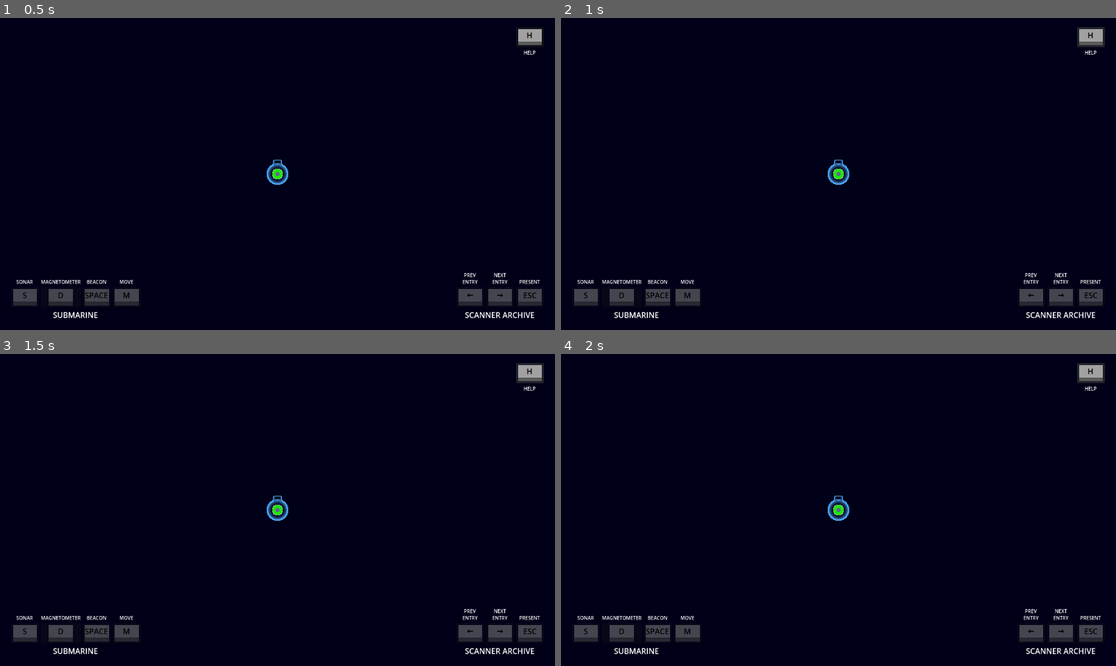
Above: before the commit, frames 1-4 (two rows, left to right).
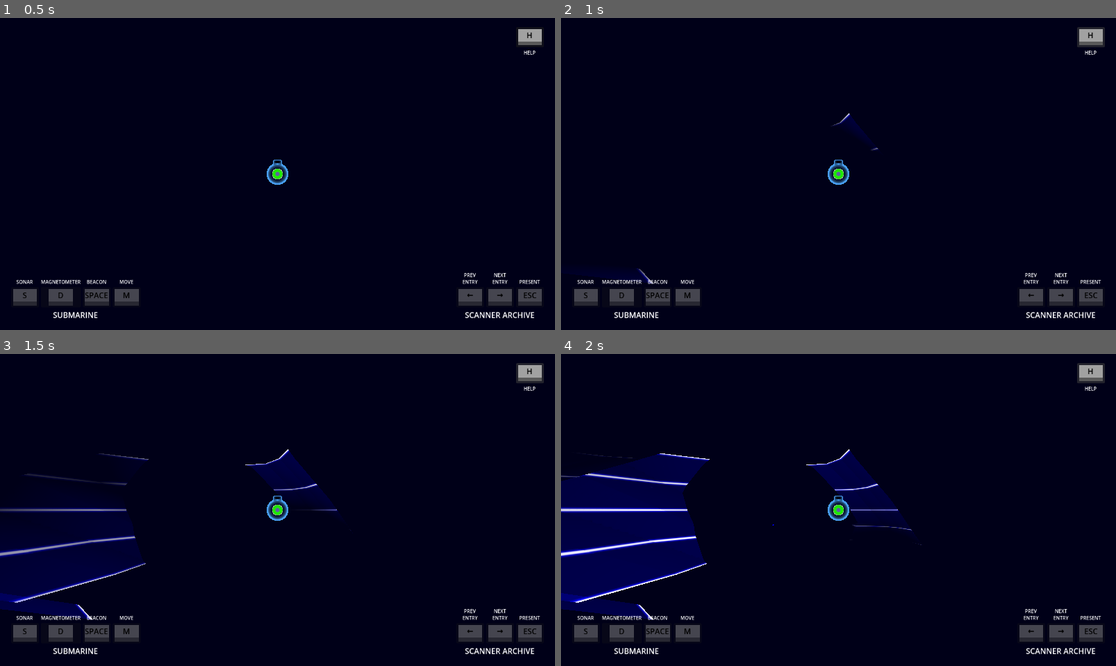
Above: after the commit, the same moments.

Repository: squirrelsoftcompany/LD57
Game: Godot game, scene res://Scenes/test_scene.tscn
Same seed, same stepped clock (60 frames per second), same inputs: the game is played once before the commit and once after it.
Inputs:
- Up to frame 1 (0.5 s): no input
- Up to frame 2 (1 s): click "H" at 0.5 s
- Up to frame 3 (1.5 s): click "H" at 1.25 s
- Up to frame 4 (2 s): no input

Frame 1 is identical in both runs. In frame 2, 0.2% of the frame differs, in the area x 10-58%, y 30-86%; in frame 3, 5.7%; in frame 4, 12%, in the area x 0-66%, y 30-86%.

Commit message:
Fix beacon/mine collider interaction

Diff:
--- a/Scenes/Foes/mine.tscn
+++ b/Scenes/Foes/mine.tscn
@@ -45,6 +45,8 @@
 multimesh = SubResource("MultiMesh_qtsk4")
 
 [node name="Area3D" type="Area3D" parent="." groups=["Mine"]]
+collision_layer = 4
+collision_mask = 13
 
 [node name="CollisionShape3D" type="CollisionShape3D" parent="Area3D"]
 shape = SubResource("SphereShape3D_tyfw0")
--- a/Scenes/beacon.tscn
+++ b/Scenes/beacon.tscn
@@ -1,11 +1,9 @@
-[gd_scene load_steps=8 format=3 uid="uid://wbh2ygobh5qw"]
+[gd_scene load_steps=9 format=3 uid="uid://wbh2ygobh5qw"]
 
 [ext_resource type="Script" uid="uid://bn41p57iyfsnc" path="res://Scripts/beacon.gd" id="1_q0lr3"]
 [ext_resource type="Material" uid="uid://dnkb66whei130" path="res://Material/beacon.tres" id="2_m62sl"]
 [ext_resource type="AudioStream" uid="uid://dcsab8fh063bq" path="res://SFX/Beacon_launch.mp3" id="3_m62sl"]
 [ext_resource type="Material" uid="uid://jgi582a0qnub" path="res://Material/beacon_aura.tres" id="3_q0lr3"]
-
-[sub_resource type="SphereShape3D" id="SphereShape3D_xx8nj"]
 
 [sub_resource type="SphereMesh" id="SphereMesh_m62sl"]
 material = ExtResource("2_m62sl")
@@ -13,15 +11,13 @@
 [sub_resource type="SphereMesh" id="SphereMesh_gqavp"]
 material = ExtResource("3_q0lr3")
 
+[sub_resource type="SphereShape3D" id="SphereShape3D_xx8nj"]
+radius = 5.0
+
+[sub_resource type="SphereShape3D" id="SphereShape3D_q0lr3"]
+
 [node name="Beacon" type="RigidBody3D"]
-collision_layer = 8
-collision_mask = 9
-mass = 10.0
-linear_damp = 1.0
 script = ExtResource("1_q0lr3")
-
-[node name="CollisionShape3D" type="CollisionShape3D" parent="."]
-shape = SubResource("SphereShape3D_xx8nj")
 
 [node name="MeshInstance3D" type="MeshInstance3D" parent="."]
 mesh = SubResource("SphereMesh_m62sl")
@@ -33,6 +29,7 @@
 mesh = SubResource("SphereMesh_gqavp")
 
 [node name="Area3D" type="Area3D" parent="." groups=["Beacon"]]
+collision_mask = 4
 
 [node name="CollisionShape3D" type="CollisionShape3D" parent="Area3D"]
 shape = SubResource("SphereShape3D_xx8nj")
@@ -41,5 +38,8 @@
 stream = ExtResource("3_m62sl")
 volume_db = -9.0
 
+[node name="CollisionShape3D" type="CollisionShape3D" parent="."]
+shape = SubResource("SphereShape3D_q0lr3")
+
 [connection signal="area_entered" from="Area3D" to="." method="_on_area_3d_area_entered"]
 [connection signal="area_exited" from="Area3D" to="." method="_on_area_3d_area_exited"]
--- a/Scripts/global_player_states.gd
+++ b/Scripts/global_player_states.gd
@@ -45,6 +45,7 @@
 	current_life = value
 
 func _on_mine_state_changed() -> void:
+	var minesArray: Array = ProjectSettings.get_setting("Game/Global/Mines")
 	var mineLeft = 0
 	for _mine in minesArray:
 		var mine: Mine = _mine
--- a/Scripts/player.gd
+++ b/Scripts/player.gd
@@ -20,7 +20,6 @@
 var _final_position : Vector3
 
 func _ready() -> void:
-	position = get_tree().get_first_node_in_group("Map").cavities.pick_random().position
 	GlobalArchive.clear()
 	GlobalArchive.add_timepoint(position, rotation)
 	GlobalEventHolder.connect("player_navigate_archive", _on_player_navigate_archive)
@@ -59,7 +58,7 @@
 	_moving_sound.play()
 
 func _process(_delta: float) -> void:
-	if GlobalEventHolder._asking_beacon:
+	if Input.is_action_pressed("mi_launch"):
 		_launch_is_charging = true
 		if _launch_charge_power < launch_max_charge:
 			_launch_charge_power += _delta
